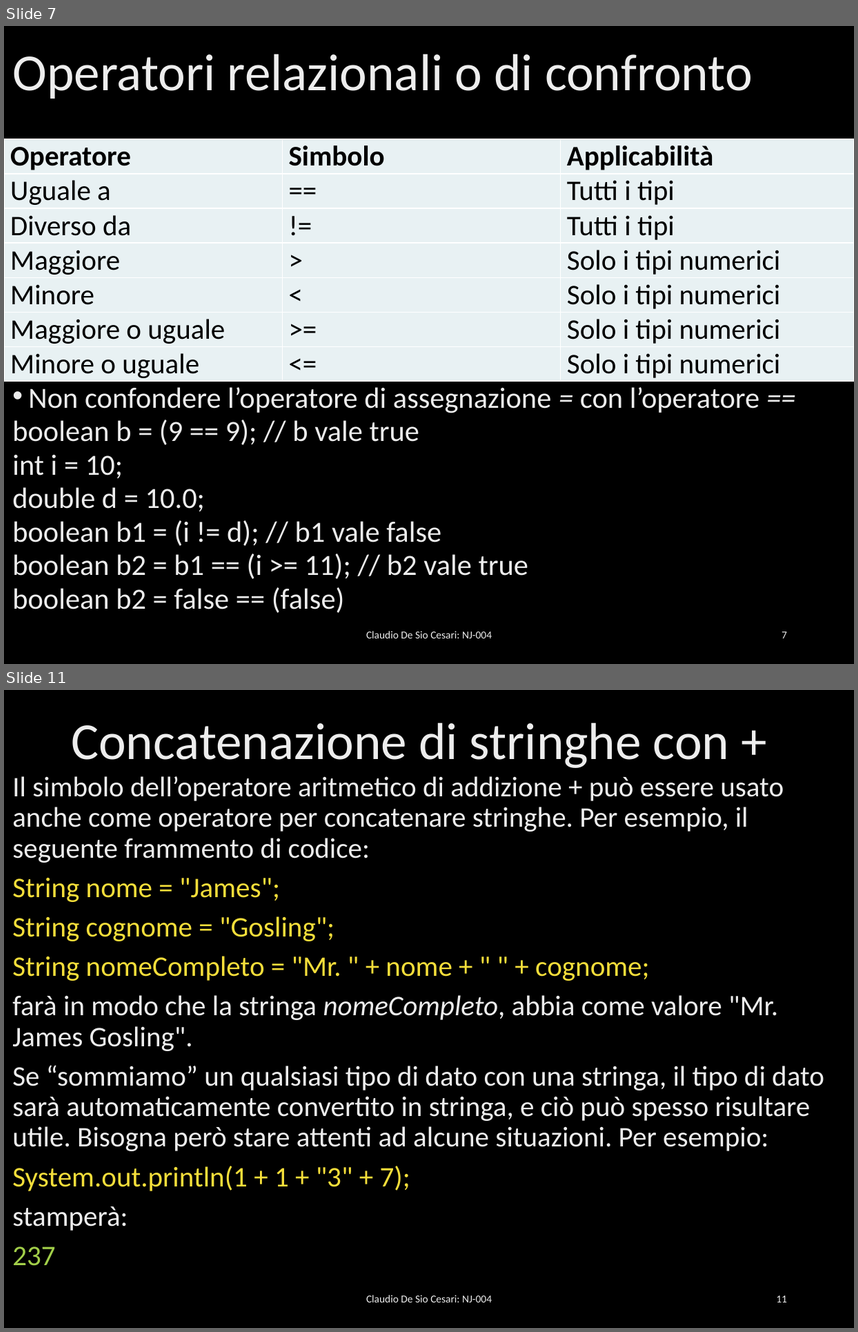
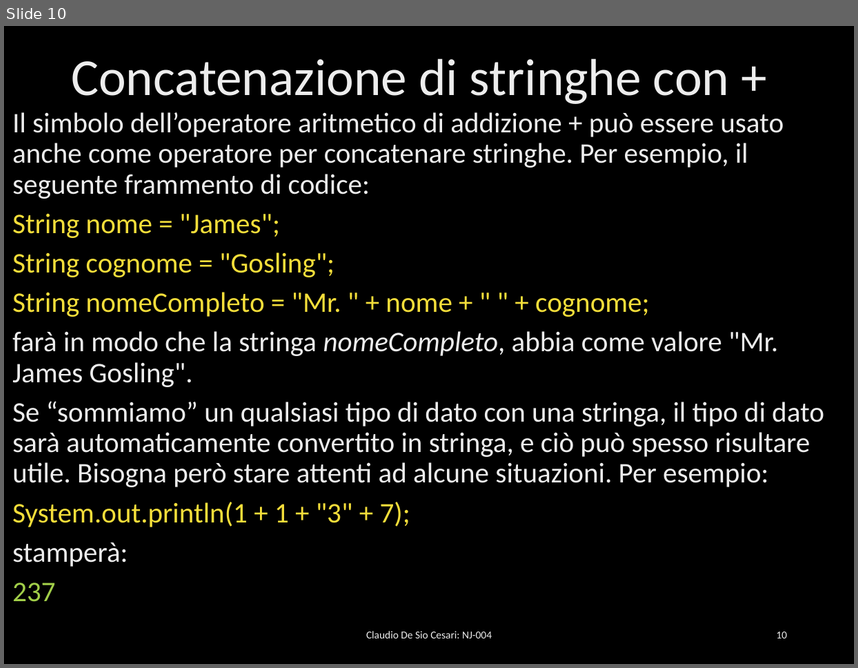
Before and after one commit to desioc/IlNuovoJavaSlides, a slide deck: NJ-004 - Operatori e gestione del flusso di esecuzione.pptx. Shown one above the other, each under a label of ours: slides 7 and 11 before the commit, slide 10 after it; the slides between them are not shown. The pictures are 858x1332 and 858x668 pixels, drawn with LibreOffice and Linux fonts; fonts in the diff are those of the drawing; background and template pictures are left out. Boxes give left, top, right and bottom in pixels: in the first picture for what was removed or moved away, otherwise in the second. Text is boxed around its words. In the diff, an @@ line names an element or a change of style, - is before the commit and + after.

```diff
--- a/NJ-004 - Operatori e gestione del flusso di esecuzione.pptx
+++ b/NJ-004 - Operatori e gestione del flusso di esecuzione.pptx
@@ slide 7 removed at [4,26,854,664], background picture (left out) @@
@@ title removed at [12,54,753,98] @@
-Operatori relazionali o di confronto
@@ table removed at [4,139,853,381], 7 rows, 3 columns @@
-Operatore | Simbolo | Applicabilità
-Uguale a | == | Tutti i tipi
-Diverso da | != | Tutti i tipi
-Maggiore | > | Solo i tipi numerici
-Minore | < | Solo i tipi numerici
-Maggiore o uguale | >= | Solo i tipi numerici
-Minore o uguale | <= | Solo i tipi numerici
@@ text removed at [12,387,760,612] @@
-• Non confondere l’operatore di assegnazione = con l’operatore ==
-boolean b = (9 == 9); // b vale true
-int i = 10;
-double d = 10.0;
-boolean b1 = (i != d); // b1 vale false
-boolean b2 = b1 == (i >= 11); // b2 vale true
-boolean b2 = false == (false)
@@ text removed at [366,630,492,638] @@
-Claudio De Sio Cesari: NJ-004
@@ page number removed at [782,631,787,638] @@
-7
@@ what was slide 11 is now slide 10 @@
@@ page number at [776,631,787,638]: text changed @@
-11
+10
```
Also in this commit, not shown: 31 slides changed, 2 other slides removed, 3 other files.
